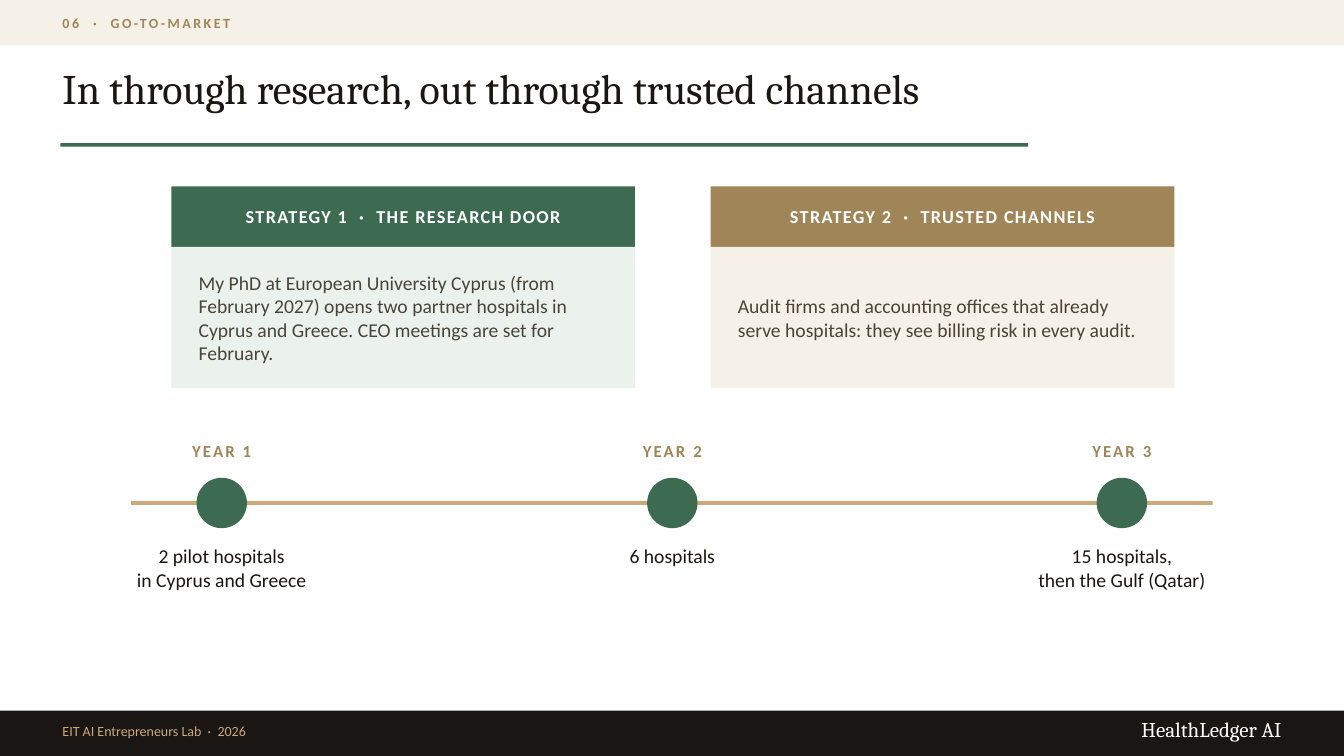
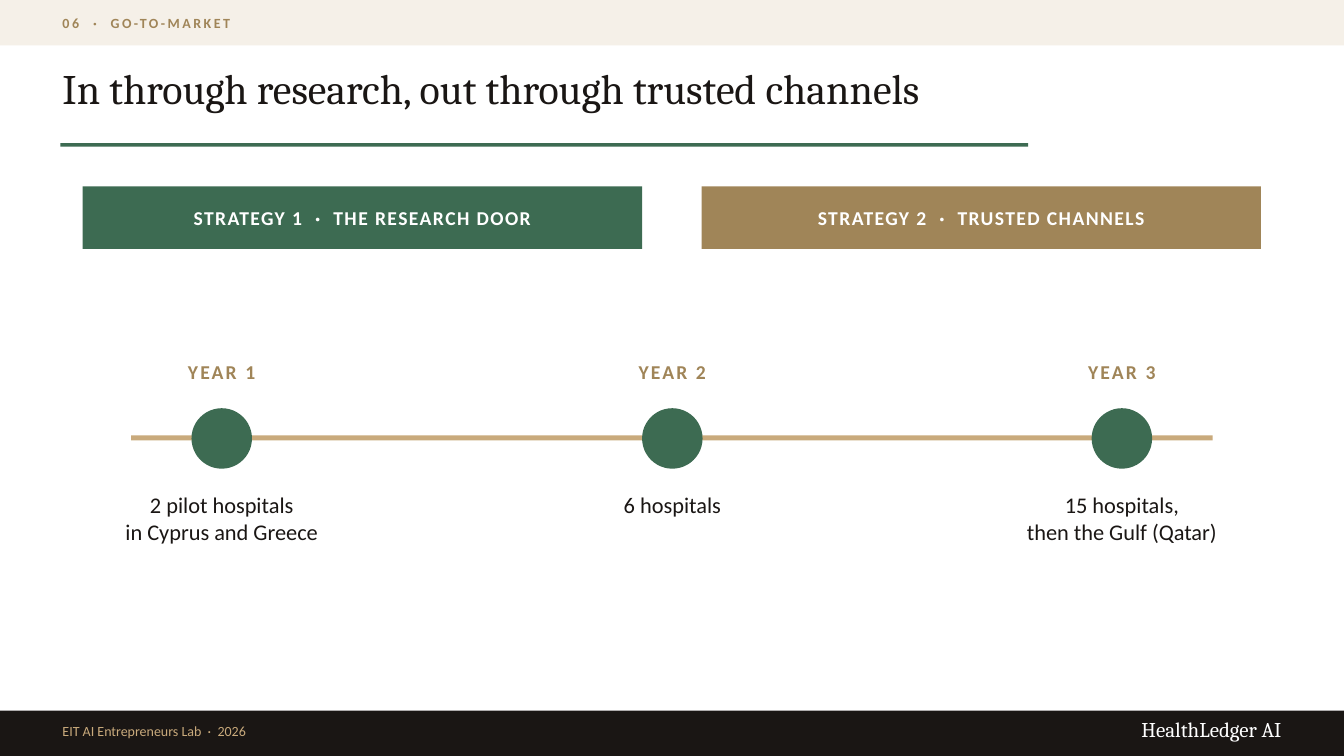
Before and after one commit to mrply97/AI, a slide deck: slide 11 of HealthLedgerAI_EIT_Pitch.pptx. Drawn at 1344x756 pixels with LibreOffice and Linux fonts; fonts in the diff are those of the drawing. Boxes give left, top, right and bottom in pixels: in the first picture for what was removed or moved away, otherwise in the second. Text is boxed around its words. In the diff, an @@ line names an element or a change of style, - is before the commit and + after.

```diff
--- a/HealthLedgerAI_EIT_Pitch.pptx
+++ b/HealthLedgerAI_EIT_Pitch.pptx
@@ text "STRATEGY 1 · THE RESEARCH ...": place and size @@
-text "STRATEGY 1 · THE RESEARCH ..." at [246,211,560,223]
+text "STRATEGY 1 · THE RESEARCH ..." at [194,212,531,225]
@@ text "STRATEGY 1 · THE RESEARCH ..." at [194,212,531,225]: size 13 to 14 pt @@
@@ rectangle: place and size @@
-rectangle at [171,187,635,247]
+rectangle at [83,187,642,249]
@@ text "STRATEGY 2 · TRUSTED CHANNELS" at [818,212,1144,225]: size 13 to 14 pt @@
@@ text "STRATEGY 2 · TRUSTED CHANNELS": place and size @@
-text "STRATEGY 2 · TRUSTED CHANNELS" at [790,211,1095,223]
+text "STRATEGY 2 · TRUSTED CHANNELS" at [818,212,1144,225]
@@ rectangle: place and size @@
-rectangle at [711,187,1175,247]
+rectangle at [702,187,1261,249]
@@ rectangle removed at [171,247,635,388] @@
@@ rectangle removed at [711,247,1175,388] @@
@@ text removed at [199,276,567,363] @@
-My PhD at European University Cyprus (from February 2027) opens two partner hospitals in Cyprus and Greece. CEO meetings are set for February.
@@ text removed at [738,299,1136,341] @@
-Audit firms and accounting offices that already serve hospitals: they see billing risk in every audit.
@@ text "YEAR 1": place and size @@
-text "YEAR 1" at [192,446,251,457]
+text "YEAR 1" at [245,366,255,379]
@@ size 12 to 14 pt in 3 elements at [245,366,255,379], [1146,366,1156,379], [696,366,706,379] @@
@@ text "YEAR 2": place and size @@
-text "YEAR 2" at [643,446,701,457]
+text "YEAR 2" at [696,366,706,379]
@@ text "YEAR 3": place and size @@
-text "YEAR 3" at [1092,446,1151,457]
+text "YEAR 3" at [1146,366,1156,379]
@@ ellipse: place and size @@
-ellipse at [197,478,247,528]
+ellipse at [192,408,252,469]
@@ ellipse: place and size @@
-ellipse at [647,478,698,528]
+ellipse at [642,408,703,469]
@@ ellipse: place and size @@
-ellipse at [1097,478,1147,528]
+ellipse at [1092,408,1152,469]
@@ rectangle: place and size @@
-rectangle at [131,501,1213,505]
+rectangle at [131,436,1213,441]
@@ text "2 pilot hospitals": place and size @@
-text "2 pilot hospitals" at [137,549,307,590]
+text "2 pilot hospitals" at [125,497,317,544]
@@ size 14 to 16 pt in 3 elements at [125,497,317,544], [1027,497,1217,543], [624,497,721,517] @@
@@ text "6 hospitals": place and size @@
-text "6 hospitals" at [630,549,715,566]
+text "6 hospitals" at [624,497,721,517]
@@ text "15 hospitals,": place and size @@
-text "15 hospitals," at [1038,549,1205,590]
+text "15 hospitals," at [1027,497,1217,543]
```
Also in this commit, not shown: 9 other slides changed, 1 slide added, 2 slides removed, 3 other files.
